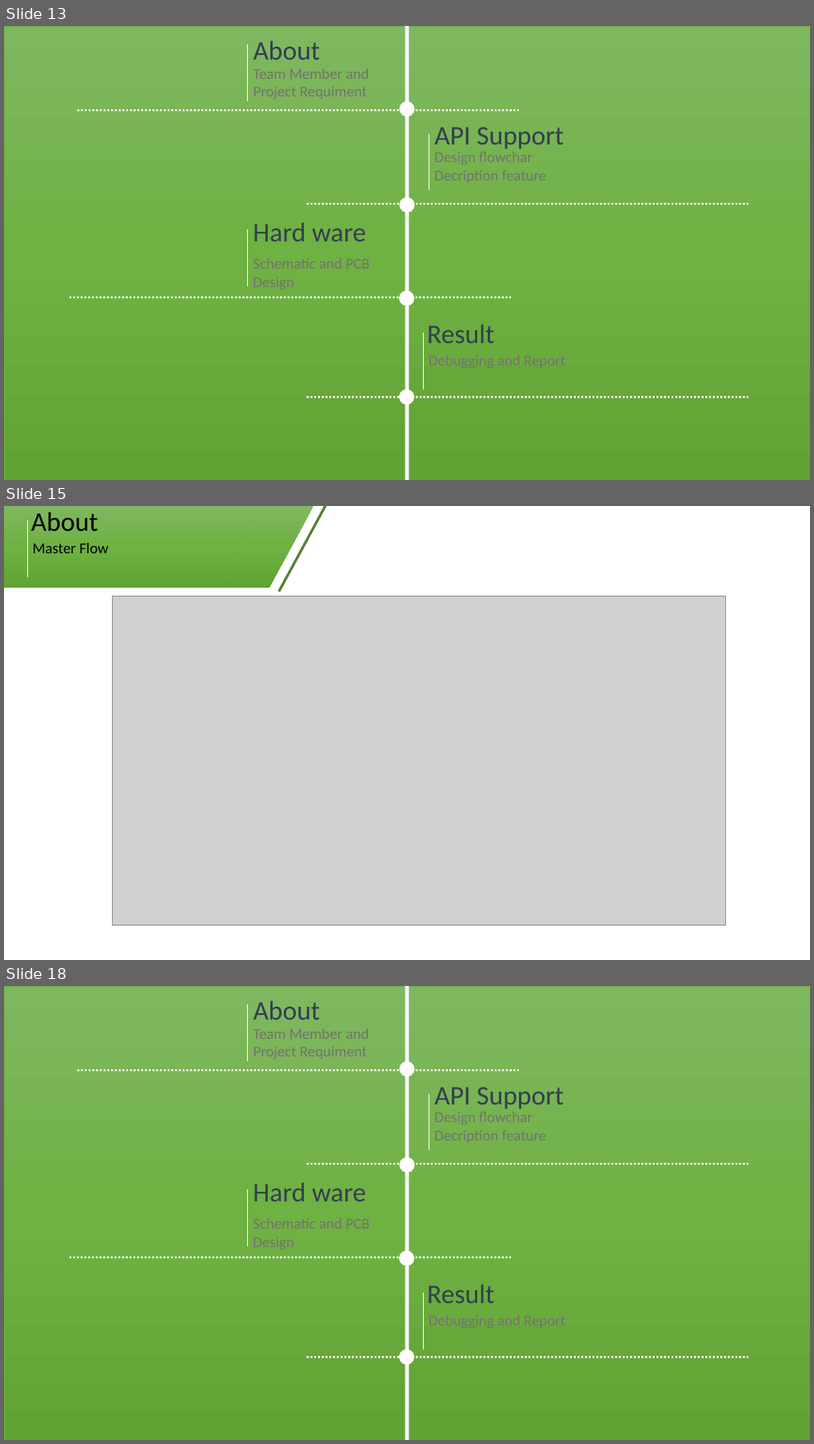
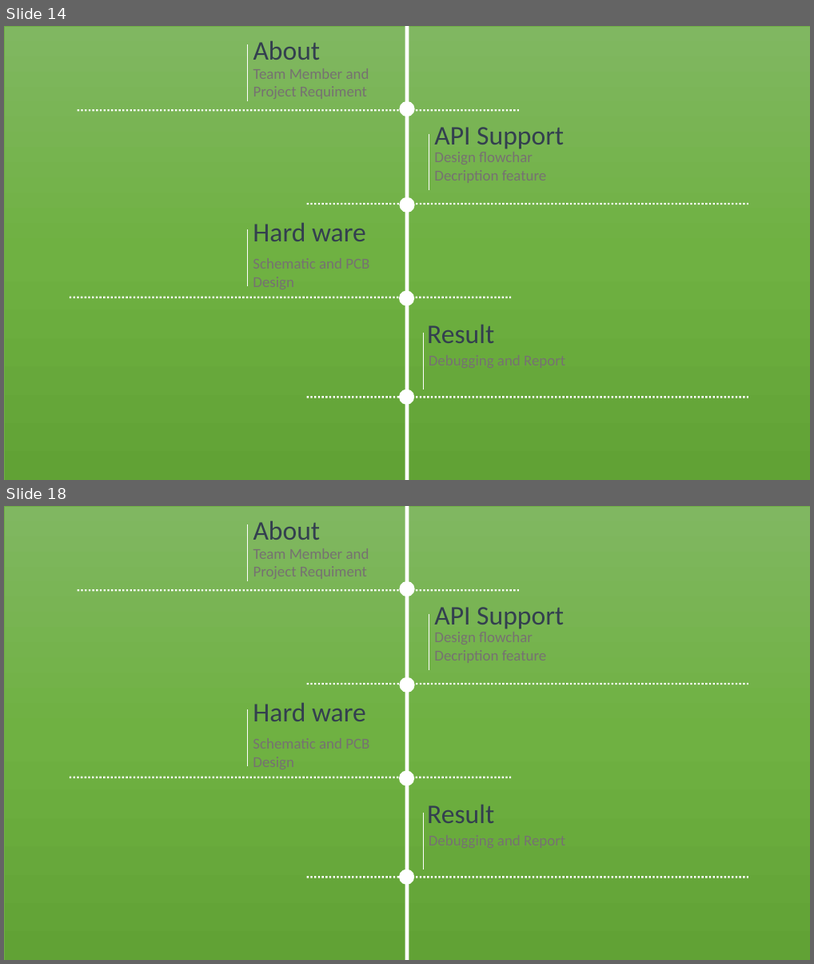
Before and after one commit to hoangphuc-fn/Finally-Assignment-AUTOSAR-, a slide deck: SPIDriver.pptx. Shown one above the other, each under a label of ours: slides 13, 15 and 18 before the commit, slides 14 and 18 after it; the slides between them are not shown. The pictures are 814x1444 and 814x964 pixels, drawn with LibreOffice and Linux fonts; fonts in the diff are those of the drawing; grey boxes stand for pictures. Boxes give left, top, right and bottom in pixels: in the first picture for what was removed or moved away, otherwise in the second. Text is boxed around its words. In the diff, an @@ line names an element or a change of style, - is before the commit and + after.

```diff
--- a/SPIDriver.pptx
+++ b/SPIDriver.pptx
@@ slide 15 removed at (x1=4, y1=506, x2=810, y2=960), background #FFFFFF @@
@@ rectangle removed at (x1=4, y1=506, x2=266, y2=588) @@
@@ line removed from (27, 520) to (27, 577) @@
@@ text removed at (x1=31, y1=512, x2=98, y2=531) @@
-About
@@ parallelogram removed at (x1=222, y1=506, x2=314, y2=588) @@
@@ line removed from (279, 592) to (326, 506) @@
@@ text removed at (x1=33, y1=543, x2=108, y2=553) @@
-Master Flow
@@ picture removed at (x1=113, y1=596, x2=726, y2=924) @@
@@ what was slide 13 is now slide 14 @@
```
Also in this commit, not shown: 6 slides changed, 7 slides added, 6 other slides removed.
